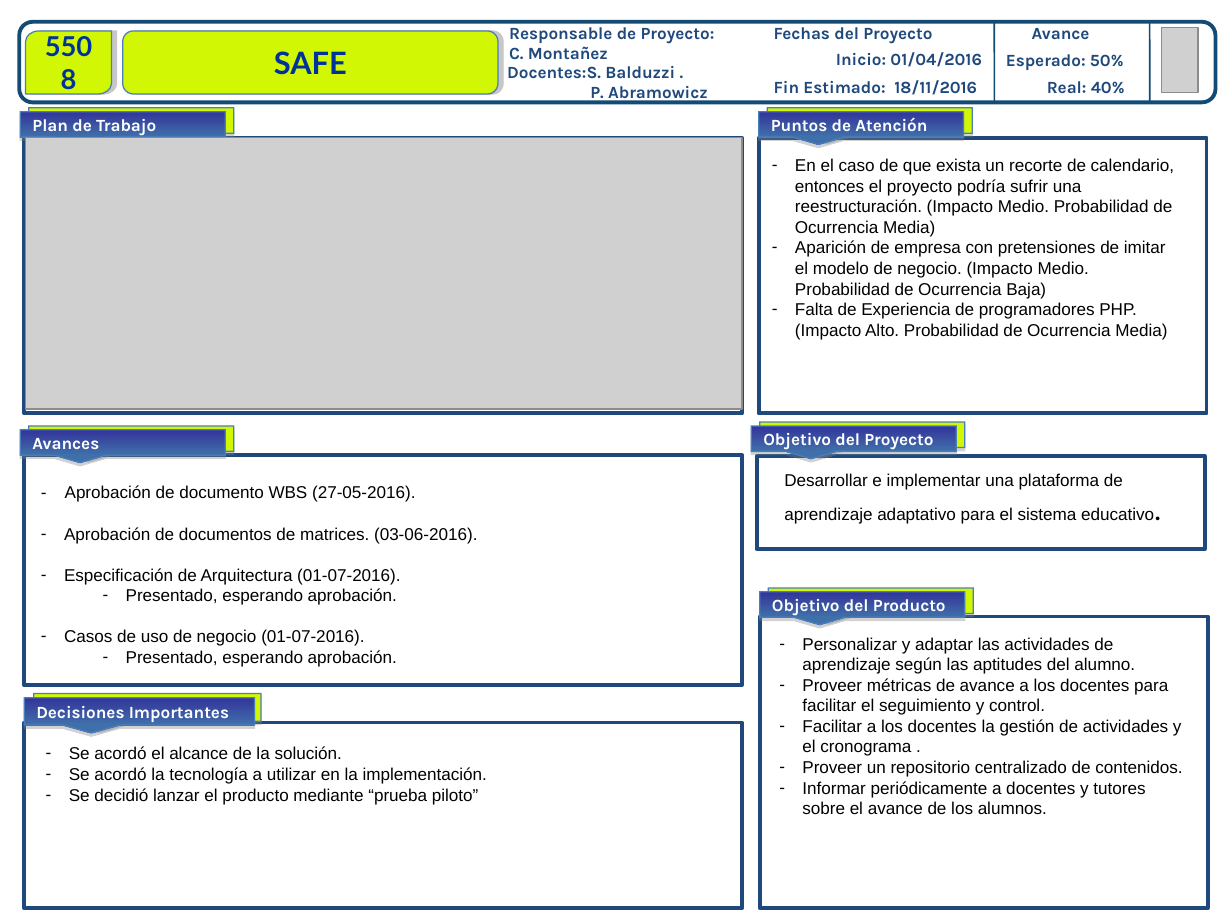
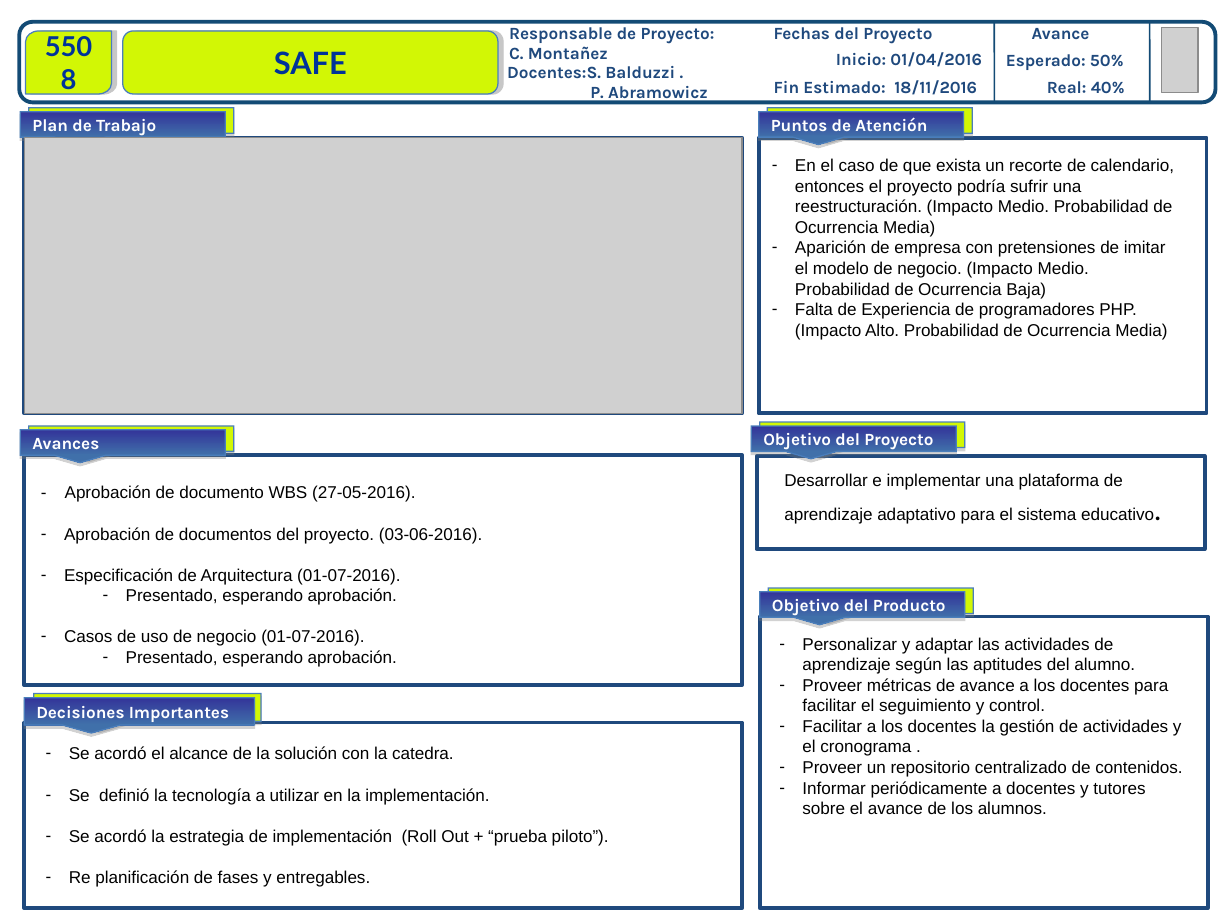
Before and after one commit to safabox/SAFE, a slide deck: slide 3 of trunk/docs/Entregables/Tablero de control/GRUPO 5508 - SAFE - Tablero de control integral - UTN - v1.2.pptx. Drawn at 1232x924 pixels with LibreOffice and Linux fonts; fonts in the diff are those of the drawing; grey boxes stand for pictures. Boxes give left, top, right and bottom in pixels: in the first picture for what was removed or moved away, otherwise in the second. Text is boxed around its words. In the diff, an @@ line names an element or a change of style, - is before the commit and + after.

```diff
--- a/trunk/docs/Entregables/Tablero de control/GRUPO 5508 - SAFE - Tablero de control integral - UTN - v1.2.pptx
+++ b/trunk/docs/Entregables/Tablero de control/GRUPO 5508 - SAFE - Tablero de control integral - UTN - v1.2.pptx
@@ picture: place and size @@
-picture at <box>26,138,743,409</box>
+picture at <box>25,138,743,414</box>
@@ text at <box>64,527,482,544</box>: text changed @@
-– Aprobación de documentos de matrices. (03-06-2016).
+– Aprobación de documentos del proyecto. (03-06-2016).
@@ text at <box>69,746,609,887</box>: text changed @@
-– Se acordó el alcance de la solución.
-– Se acordó la tecnología a utilizar en la implementación.
-– Se decidió lanzar el producto mediante “prueba piloto”
+– Se acordó el alcance de la solución con la catedra.
+– Se definió la tecnología a utilizar en la implementación.
+– Se acordó la estrategia de implementación (Roll Out + “prueba piloto”).
+– Re planificación de fases y entregables.
```
Also in this commit, not shown: 1 other file.
